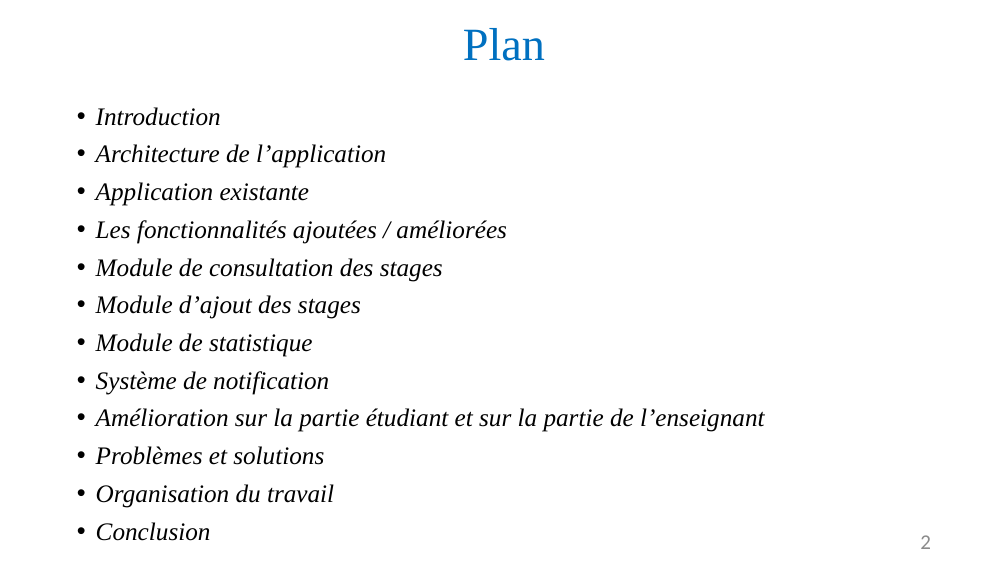
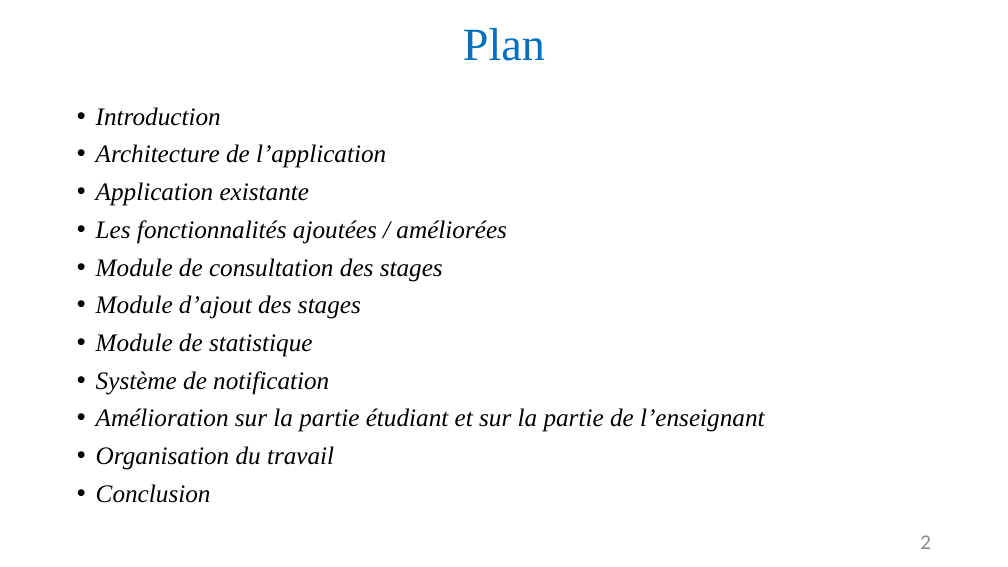
Before and after one commit to Chaikou96/PolyStage, a slide deck: slide 2 of Documents à rendre 2021/Présentation/Presentation_Diallo_Damak.pptx. Drawn at 1008x567 pixels with LibreOffice and Linux fonts; fonts in the diff are those of the drawing. Boxes give left, top, right and bottom in pixels: in the first picture for what was removed or moved away, otherwise in the second. Text is boxed around its words. In the diff, an @@ line names an element or a change of style, - is before the commit and + after.

Commit message:
présentation

```diff
--- a/Documents à rendre 2021/Présentation/Presentation_Diallo_Damak.pptx
+++ b/Documents à rendre 2021/Présentation/Presentation_Diallo_Damak.pptx
@@ text at (x1=96, y1=446, x2=324, y2=465): paragraph removed @@
-• Problèmes et solutions
```
Also in this commit, not shown: 1 other file.
